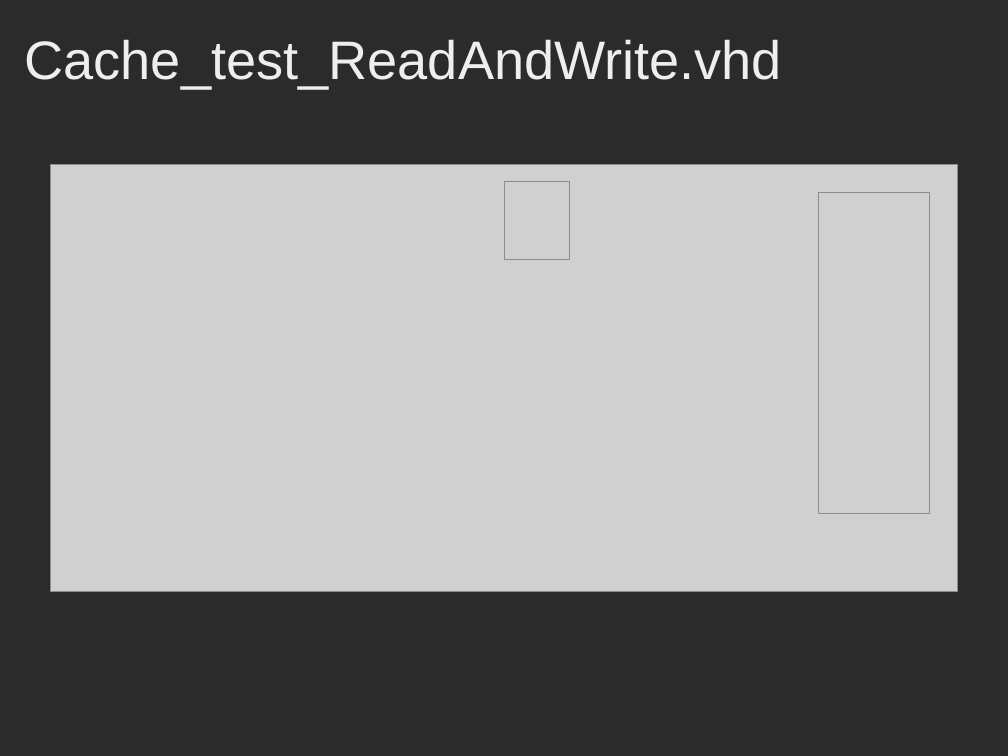
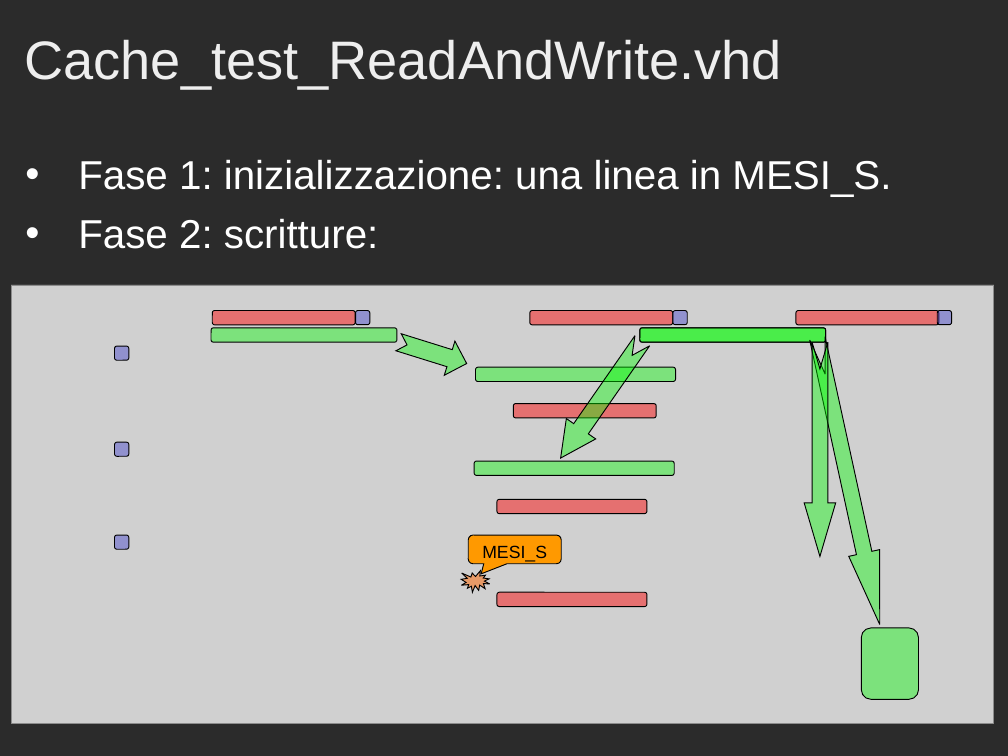
Before and after one commit to Muffo/dlxcache, a slide deck: slide 13 of Presentazione_Progetto_Cache.ppt. Drawn at 1008x756 pixels with LibreOffice and Linux fonts; fonts in the diff are those of the drawing; grey boxes stand for pictures; background and template pictures are left out; a plain dark background stands for a picture behind light text. Boxes give left, top, right and bottom in pixels: in the first picture for what was removed or moved away, otherwise in the second. Text is boxed around its words. In the diff, an @@ line names an element or a change of style, - is before the commit and + after.

```diff
--- a/Presentazione_Progetto_Cache.ppt
+++ b/Presentazione_Progetto_Cache.ppt
@@ text added at box(78, 159, 891, 249), 32 pt, text #FFFFFF @@
+• Fase 1: inizializzazione: una linea in MESI_S.
+• Fase 2: scritture:
@@ picture removed at box(504, 181, 570, 259) @@
@@ picture removed at box(818, 193, 929, 514) @@
@@ picture: place and size @@
-picture at box(51, 164, 958, 592)
+picture at box(11, 285, 993, 723)
@@ rounded rectangle added at box(211, 328, 397, 342), fill #00FF00 at 40% opacity, outline #000000 0.74 pt @@
@@ rounded rectangle added at box(212, 310, 355, 325), fill #FF0000 at 46% opacity, outline #000000 0.74 pt @@
@@ rounded rectangle added at box(356, 310, 370, 325), fill #3333CC at 40% opacity, outline #000000 0.74 pt @@
@@ freeform shape added at box(393, 325, 472, 380), fill #00FF00 at 40% opacity, outline #000000 0.74 pt @@
@@ rounded rectangle added at box(530, 310, 672, 325), fill #FF0000 at 46% opacity, outline #000000 0.74 pt @@
@@ rounded rectangle added at box(640, 328, 826, 342), fill #00FF00 at 40% opacity, outline #000000 0.74 pt @@
@@ rounded rectangle added at box(640, 328, 826, 342), fill #00FF00 at 40% opacity, outline #000000 0.74 pt @@
@@ rounded rectangle added at box(673, 310, 688, 325), fill #3333CC at 40% opacity, outline #000000 0.74 pt @@
@@ rounded rectangle added at box(796, 310, 938, 325), fill #FF0000 at 46% opacity, outline #000000 0.74 pt @@
@@ rounded rectangle added at box(937, 310, 952, 325), fill #3333CC at 40% opacity, outline #000000 0.74 pt @@
@@ rounded rectangle added at box(114, 347, 129, 361), fill #3333CC at 40% opacity, outline #000000 0.74 pt @@
@@ freeform shape added at box(546, 331, 657, 469), fill #00FF00 at 40% opacity, outline #000000 0.74 pt @@
@@ freeform shape added at box(802, 336, 895, 629), fill #00FF00 at 40% opacity, outline #000000 0.74 pt @@
@@ freeform shape added at box(804, 343, 836, 557), fill #00FF00 at 40% opacity, outline #000000 0.74 pt @@
@@ rounded rectangle added at box(475, 367, 675, 382), fill #00FF00 at 40% opacity, outline #000000 0.74 pt @@
@@ rounded rectangle added at box(514, 404, 656, 418), fill #FF0000 at 46% opacity, outline #000000 0.74 pt @@
@@ rounded rectangle added at box(114, 443, 129, 457), fill #3333CC at 40% opacity, outline #000000 0.74 pt @@
@@ rounded rectangle added at box(475, 461, 675, 475), fill #00FF00 at 40% opacity, outline #000000 0.74 pt @@
@@ rounded rectangle added at box(497, 500, 647, 514), fill #FF0000 at 46% opacity, outline #000000 0.74 pt @@
@@ rounded rectangle added at box(114, 535, 129, 550), fill #3333CC at 40% opacity, outline #000000 0.74 pt @@
@@ rounded speech box added at box(468, 535, 561, 564), fill #FF9900, outline #000000 0.74 pt, 14 pt, text #000000 @@
+MESI_S
@@ irregular seal added at box(461, 571, 489, 592), fill #FF6600 at 50% opacity, outline #000000 0.74 pt @@
@@ rounded rectangle added at box(497, 592, 647, 607), fill #FF0000 at 46% opacity, outline #000000 0.74 pt @@
@@ freeform shape added at box(861, 628, 918, 700), fill #00FF00 at 40% opacity, outline #000000 0.74 pt @@
```
Also in this commit, not shown: 3 other slides changed, 2 other files.
